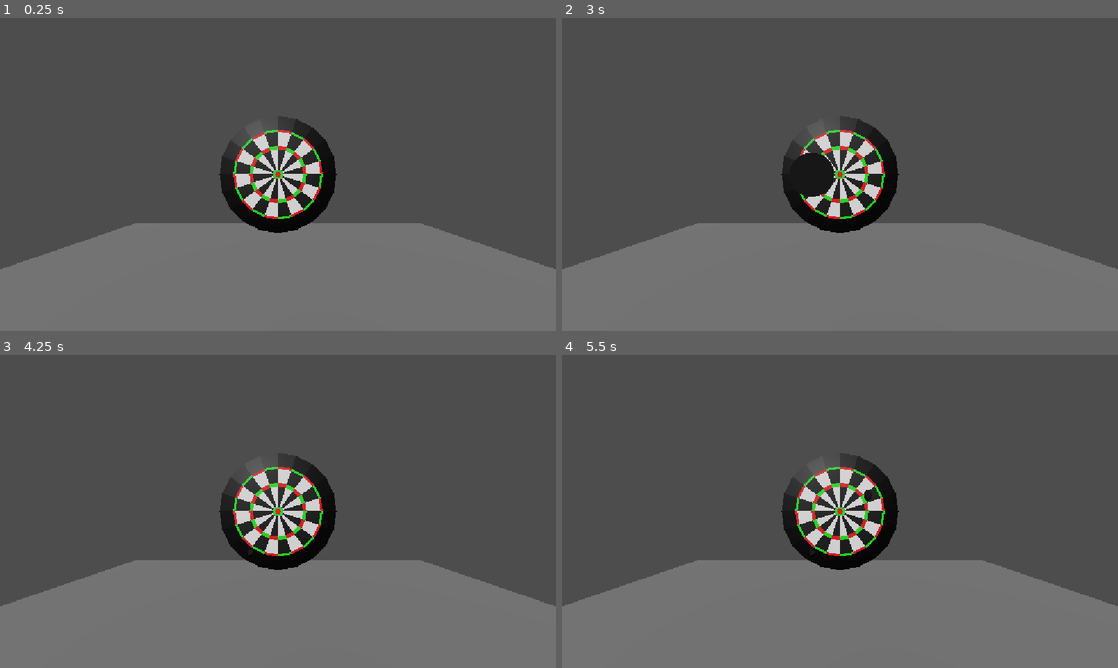
Above: before the commit, frames 1-4 (two rows, left to right).
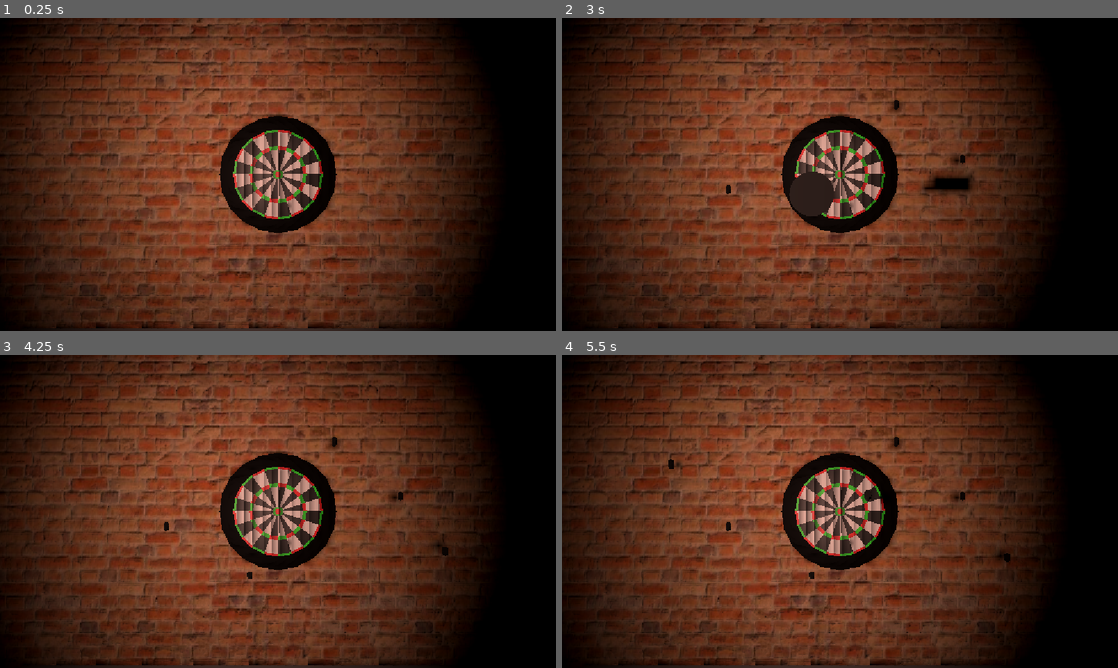
Above: after the commit, the same moments.

Repository: nugamestudioclub/dartuna
Game: Godot game, scene res://scenes/marco_dev_scene.tscn
The game is run twice, just before and just after one commit, with the same random seed, the same clock (stepped at 60 frames per second) and the same inputs.
Inputs (mouse positions are in pixels of both pictures, inside the frame that each line leads up to):
- Up to frame 1 (0.25 s): no input
- Up to frame 2 (3 s): tap Enter at 0.5 s; move the mouse to (962, 158) at 0.52 s; click (962, 158) at 0.67 s; move the mouse to (728, 190) at 1.27 s; click (728, 190) at 1.42 s; move the mouse to (895, 105) at 2.02 s; click (895, 105) at 2.17 s; move the mouse to (812, 237) at 2.77 s; click (812, 237) at 2.92 s
- Up to frame 3 (4.25 s): move the mouse to (444, 558) at 3.52 s; click (444, 558) at 3.67 s
- Up to frame 4 (5.5 s): move the mouse to (673, 464) at 4.27 s; click (673, 464) at 4.42 s; move the mouse to (867, 511) at 5.02 s; click (867, 511) at 5.17 s

The runs differ from the first frame. In frame 1, 97% of the frame differs, in the area x 0-100%, y 0-100%; in frame 2, 97%; in frame 3, 97%; in frame 4, 97%.

Commit message:
Updated scenery a little

Diff:
--- /dev/null
+++ b/assets/shaders/brick.gdshader
@@ -0,0 +1,37 @@
+shader_type spatial;
+render_mode diffuse_toon, specular_toon;
+
+uniform sampler2D brick_albedo : source_color;
+uniform sampler2D brick_normal : hint_roughness_normal;
+
+varying vec3 world_pos;
+varying vec3 world_normal;
+
+
+void vertex() {
+	// Called for every vertex the material is visible on.
+	world_pos = (MODEL_MATRIX * vec4(VERTEX, 1.0)).xyz;
+	world_normal = abs(NORMAL);
+}
+
+void fragment() {
+	// Called for every pixel the material is visible on.
+	 vec2 brick_uv;
+
+    if (world_normal.x > world_normal.y && world_normal.x > world_normal.z) {
+        brick_uv = world_pos.zy; // Wall is facing Left/Right (X axis)
+    } else if (world_normal.z > world_normal.x && world_normal.z > world_normal.y) {
+        brick_uv = world_pos.xy; // Wall is facing Front/Back (Z axis)
+    } else {
+        brick_uv = world_pos.xz; // Flat surface facing Up/Down (Y axis)
+    }
+	brick_uv = vec2(brick_uv.x/4.0,brick_uv.y/4.0);
+    // Apply the brick coordinates to your textures
+    ALBEDO = texture(brick_albedo, brick_uv * 0.5).rgb;
+    NORMAL_MAP = texture(brick_normal, brick_uv * 0.5).rgb;
+}
+
+//void light() {
+//	// Called for every pixel for every light affecting the material.
+//	// Uncomment to replace the default light processing function with this one.
+//}
--- /dev/null
+++ b/scenes/cam_handler.tscn
@@ -0,0 +1,17 @@
+[gd_scene format=3 uid="uid://ocygx7vqs34x"]
+
+[ext_resource type="Script" path="res://scripts/cam_handler.gd" id="1_y2xim"]
+[ext_resource type="Script" path="res://scripts/timer.gd" id="2_ow8yp"]
+
+[node name="camHandler" type="Node3D" unique_id=2045024378]
+script = ExtResource("1_y2xim")
+
+[node name="AimTimer" type="Timer" parent="." unique_id=397595477]
+process_callback = 0
+wait_time = 3.0
+script = ExtResource("2_ow8yp")
+
+[node name="Camera3D" type="Camera3D" parent="." unique_id=671168446]
+fov = 115.0
+
+[connection signal="timeout" from="AimTimer" to="AimTimer" method="_on_timeout"]
--- a/scenes/marco_dev_scene.tscn
+++ b/scenes/marco_dev_scene.tscn
@@ -2,10 +2,24 @@
 
 [ext_resource type="PackedScene" uid="uid://dfimdvjo5bmmk" path="res://assets/prefabs/dartboard___rigid_body_3d.tscn" id="1_r6vnx"]
 [ext_resource type="Script" uid="uid://crxc4f0uvfff7" path="res://scripts/dart_launch_raycasting.gd" id="2_o01bi"]
+[ext_resource type="Shader" uid="uid://blvjol31rn7f" path="res://assets/shaders/brick.gdshader" id="3_j2qhm"]
+[ext_resource type="Texture2D" uid="uid://de1bg84683m53" path="res://assets/textures/bricks.jpg" id="4_vi4wt"]
+[ext_resource type="Texture2D" uid="uid://d2l1k3j4fao31" path="res://assets/textures/bricks_norm.png" id="5_u57n8"]
 
 [sub_resource type="BoxMesh" id="BoxMesh_o01bi"]
 
 [sub_resource type="BoxShape3D" id="BoxShape3D_o01bi"]
+
+[sub_resource type="ShaderMaterial" id="ShaderMaterial_o01bi"]
+render_priority = 0
+shader = ExtResource("3_j2qhm")
+shader_parameter/brick_albedo = ExtResource("4_vi4wt")
+shader_parameter/brick_normal = ExtResource("5_u57n8")
+
+[sub_resource type="BoxMesh" id="BoxMesh_a0f0j"]
+material = SubResource("ShaderMaterial_o01bi")
+
+[sub_resource type="BoxShape3D" id="BoxShape3D_a0f0j"]
 
 [node name="MarcoDevScene" type="Node3D" unique_id=374469153]
 
@@ -19,11 +33,8 @@
 transform = Transform3D(-4.371139e-08, 0, -1, 0, 1, 0, 1, 0, -4.371139e-08, -4.72, 0, 0)
 script = ExtResource("2_o01bi")
 
-[node name="DirectionalLight3D" type="DirectionalLight3D" parent="." unique_id=1139474640]
-transform = Transform3D(-0.34512284, 0.54180175, -0.766382, -0.017306078, 0.8127406, 0.58236885, 0.9383981, 0.21425182, -0.27111876, 2.6764286, 0, -3.717342)
-
 [node name="Floor" type="Node3D" parent="." unique_id=703152101]
-transform = Transform3D(7.9734836, 0, 0, 0, 0.28295743, 0, 0, 0, 12.138533, 0, -2.2148046, 0)
+transform = Transform3D(7.9734836, 0, 0, 0, 0.28295743, 0, 0, 0, 12.138533, 0, -3.8024728, 0)
 
 [node name="MeshInstance3D" type="MeshInstance3D" parent="Floor" unique_id=1028815789]
 transform = Transform3D(0.99999994, 0, 0, 0, 0.99999994, 0, 0, 0, 0.99999994, 0, 0, 0)
@@ -33,3 +44,24 @@
 
 [node name="CollisionShape3D" type="CollisionShape3D" parent="Floor/StaticBody3D" unique_id=2139709652]
 shape = SubResource("BoxShape3D_o01bi")
+
+[node name="Wall" type="Node3D" parent="." unique_id=1086940963]
+transform = Transform3D(1.002, 0, 0, 0, 7.5, 0, 0, 0, 15, 0.654686, 0, 0)
+
+[node name="MeshInstance3D" type="MeshInstance3D" parent="Wall" unique_id=2119039105]
+mesh = SubResource("BoxMesh_a0f0j")
+
+[node name="StaticBody3D" type="StaticBody3D" parent="Wall" unique_id=1977482628]
+
+[node name="CollisionShape3D" type="CollisionShape3D" parent="Wall/StaticBody3D" unique_id=232723118]
+shape = SubResource("BoxShape3D_a0f0j")
+
+[node name="SpotLight3D" type="SpotLight3D" parent="." unique_id=1050830601]
+transform = Transform3D(-0.22293662, 0, -0.97483295, 0, 1, 0, 0.97483295, 0, -0.22293662, -5.710175, 0, -1.1611645)
+light_color = Color(0.9423773, 0.7017057, 0.63218457, 1)
+light_energy = 7.192
+light_indirect_energy = 7.495
+light_volumetric_fog_energy = 16.0
+shadow_enabled = true
+spot_range = 9.005435
+spot_angle = 77.43302
--- /dev/null
+++ b/scenes/node_3d.tscn
@@ -0,0 +1,427 @@
+[gd_scene format=3 uid="uid://ctjddsiwjkrtk"]
+
+[ext_resource type="PackedScene" uid="uid://ocygx7vqs34x" path="res://scenes/cam_handler.tscn" id="2_5t4e2"]
+[ext_resource type="Texture2D" path="res://assets/sprites/crosshair_for_dartuna-1.png.png" id="2_ns6u7"]
+[ext_resource type="Script" path="res://scenes/reticle_mesh.gd" id="3_oqwcg"]
+[ext_resource type="Texture2D" path="res://assets/sprites/sprite_sheet_for_dartuna_crosshair.png" id="3_xvgsr"]
+
+[sub_resource type="ProceduralSkyMaterial" id="ProceduralSkyMaterial_ns6u7"]
+sky_horizon_color = Color(0.66224277, 0.6717428, 0.6867428, 1)
+ground_horizon_color = Color(0.66224277, 0.6717428, 0.6867428, 1)
+
+[sub_resource type="Sky" id="Sky_5t4e2"]
+sky_material = SubResource("ProceduralSkyMaterial_ns6u7")
+
+[sub_resource type="Environment" id="Environment_xvgsr"]
+background_mode = 2
+sky = SubResource("Sky_5t4e2")
+glow_enabled = true
+
+[sub_resource type="QuadMesh" id="QuadMesh_ptxhn"]
+
+[sub_resource type="StandardMaterial3D" id="StandardMaterial3D_tyffc"]
+transparency = 1
+shading_mode = 0
+disable_ambient_light = true
+disable_fog = true
+albedo_texture = ExtResource("2_ns6u7")
+albedo_texture_msdf = true
+texture_filter = 0
+
+[sub_resource type="AtlasTexture" id="AtlasTexture_a6664"]
+atlas = ExtResource("3_xvgsr")
+region = Rect2(0, 0, 32, 32)
+
+[sub_resource type="AtlasTexture" id="AtlasTexture_10v3s"]
+atlas = ExtResource("3_xvgsr")
+region = Rect2(32, 0, 32, 32)
+
+[sub_resource type="AtlasTexture" id="AtlasTexture_cptob"]
+atlas = ExtResource("3_xvgsr")
+region = Rect2(64, 0, 32, 32)
+
+[sub_resource type="AtlasTexture" id="AtlasTexture_b2yaj"]
+atlas = ExtResource("3_xvgsr")
+region = Rect2(96, 0, 32, 32)
+
+[sub_resource type="AtlasTexture" id="AtlasTexture_q712h"]
+atlas = ExtResource("3_xvgsr")
+region = Rect2(128, 0, 32, 32)
+
+[sub_resource type="AtlasTexture" id="AtlasTexture_1enmr"]
+atlas = ExtResource("3_xvgsr")
+region = Rect2(160, 0, 32, 32)
+
+[sub_resource type="AtlasTexture" id="AtlasTexture_aj7ea"]
+atlas = ExtResource("3_xvgsr")
+region = Rect2(192, 0, 32, 32)
+
+[sub_resource type="AtlasTexture" id="AtlasTexture_umdqk"]
+atlas = ExtResource("3_xvgsr")
+region = Rect2(0, 32, 32, 32)
+
+[sub_resource type="AtlasTexture" id="AtlasTexture_6l3rs"]
+atlas = ExtResource("3_xvgsr")
+region = Rect2(32, 32, 32, 32)
+
+[sub_resource type="AtlasTexture" id="AtlasTexture_2u1at"]
+atlas = ExtResource("3_xvgsr")
+region = Rect2(64, 32, 32, 32)
+
+[sub_resource type="AtlasTexture" id="AtlasTexture_dn2ro"]
+atlas = ExtResource("3_xvgsr")
+region = Rect2(96, 32, 32, 32)
+
+[sub_resource type="AtlasTexture" id="AtlasTexture_hup21"]
+atlas = ExtResource("3_xvgsr")
+region = Rect2(128, 32, 32, 32)
+
+[sub_resource type="AtlasTexture" id="AtlasTexture_4cwgp"]
+atlas = ExtResource("3_xvgsr")
+region = Rect2(160, 32, 32, 32)
+
+[sub_resource type="AtlasTexture" id="AtlasTexture_dvicb"]
+atlas = ExtResource("3_xvgsr")
+region = Rect2(192, 32, 32, 32)
+
+[sub_resource type="AtlasTexture" id="AtlasTexture_bvueo"]
+atlas = ExtResource("3_xvgsr")
+region = Rect2(0, 64, 32, 32)
+
+[sub_resource type="AtlasTexture" id="AtlasTexture_d7w74"]
+atlas = ExtResource("3_xvgsr")
+region = Rect2(32, 64, 32, 32)
+
+[sub_resource type="AtlasTexture" id="AtlasTexture_0814m"]
+atlas = ExtResource("3_xvgsr")
+region = Rect2(64, 64, 32, 32)
+
+[sub_resource type="AtlasTexture" id="AtlasTexture_yagcb"]
+atlas = ExtResource("3_xvgsr")
+region = Rect2(96, 64, 32, 32)
+
+[sub_resource type="AtlasTexture" id="AtlasTexture_bnfrd"]
+atlas = ExtResource("3_xvgsr")
+region = Rect2(128, 64, 32, 32)
+
+[sub_resource type="AtlasTexture" id="AtlasTexture_05pwu"]
+atlas = ExtResource("3_xvgsr")
+region = Rect2(160, 64, 32, 32)
+
+[sub_resource type="AtlasTexture" id="AtlasTexture_lr7et"]
+atlas = ExtResource("3_xvgsr")
+region = Rect2(192, 64, 32, 32)
+
+[sub_resource type="AtlasTexture" id="AtlasTexture_pyrfw"]
+atlas = ExtResource("3_xvgsr")
+region = Rect2(0, 96, 32, 32)
+
+[sub_resource type="AtlasTexture" id="AtlasTexture_oliio"]
+atlas = ExtResource("3_xvgsr")
+region = Rect2(32, 96, 32, 32)
+
+[sub_resource type="AtlasTexture" id="AtlasTexture_7sl08"]
+atlas = ExtResource("3_xvgsr")
+region = Rect2(64, 96, 32, 32)
+
+[sub_resource type="AtlasTexture" id="AtlasTexture_r06vm"]
+atlas = ExtResource("3_xvgsr")
+region = Rect2(96, 96, 32, 32)
+
+[sub_resource type="AtlasTexture" id="AtlasTexture_sq23n"]
+atlas = ExtResource("3_xvgsr")
+region = Rect2(128, 96, 32, 32)
+
+[sub_resource type="AtlasTexture" id="AtlasTexture_n5nrx"]
+atlas = ExtResource("3_xvgsr")
+region = Rect2(160, 96, 32, 32)
+
+[sub_resource type="AtlasTexture" id="AtlasTexture_xip8t"]
+atlas = ExtResource("3_xvgsr")
+region = Rect2(192, 96, 32, 32)
+
+[sub_resource type="AtlasTexture" id="AtlasTexture_mds1h"]
+atlas = ExtResource("3_xvgsr")
+region = Rect2(0, 128, 32, 32)
+
+[sub_resource type="AtlasTexture" id="AtlasTexture_dl4ih"]
+atlas = ExtResource("3_xvgsr")
+region = Rect2(32, 128, 32, 32)
+
+[sub_resource type="AtlasTexture" id="AtlasTexture_h0k7y"]
+atlas = ExtResource("3_xvgsr")
+region = Rect2(64, 128, 32, 32)
+
+[sub_resource type="AtlasTexture" id="AtlasTexture_o0lcr"]
+atlas = ExtResource("3_xvgsr")
+region = Rect2(96, 128, 32, 32)
+
+[sub_resource type="AtlasTexture" id="AtlasTexture_0am6y"]
+atlas = ExtResource("3_xvgsr")
+region = Rect2(128, 128, 32, 32)
+
+[sub_resource type="AtlasTexture" id="AtlasTexture_f7cgs"]
+atlas = ExtResource("3_xvgsr")
+region = Rect2(160, 128, 32, 32)
+
+[sub_resource type="AtlasTexture" id="AtlasTexture_38qtx"]
+atlas = ExtResource("3_xvgsr")
+region = Rect2(192, 128, 32, 32)
+
+[sub_resource type="AtlasTexture" id="AtlasTexture_7txqa"]
+atlas = ExtResource("3_xvgsr")
+region = Rect2(0, 160, 32, 32)
+
+[sub_resource type="AtlasTexture" id="AtlasTexture_xg6iw"]
+atlas = ExtResource("3_xvgsr")
+region = Rect2(32, 160, 32, 32)
+
+[sub_resource type="AtlasTexture" id="AtlasTexture_vgqi7"]
+atlas = ExtResource("3_xvgsr")
+region = Rect2(64, 160, 32, 32)
+
+[sub_resource type="AtlasTexture" id="AtlasTexture_aqek6"]
+atlas = ExtResource("3_xvgsr")
+region = Rect2(96, 160, 32, 32)
+
+[sub_resource type="AtlasTexture" id="AtlasTexture_1pifx"]
+atlas = ExtResource("3_xvgsr")
+region = Rect2(128, 160, 32, 32)
+
+[sub_resource type="AtlasTexture" id="AtlasTexture_2jfy4"]
+atlas = ExtResource("3_xvgsr")
+region = Rect2(160, 160, 32, 32)
+
+[sub_resource type="AtlasTexture" id="AtlasTexture_f04r2"]
+atlas = ExtResource("3_xvgsr")
+region = Rect2(192, 160, 32, 32)
+
+[sub_resource type="AtlasTexture" id="AtlasTexture_sqvvp"]
+atlas = ExtResource("3_xvgsr")
+region = Rect2(0, 192, 32, 32)
+
+[sub_resource type="AtlasTexture" id="AtlasTexture_v76y2"]
+atlas = ExtResource("3_xvgsr")
+region = Rect2(32, 192, 32, 32)
+
+[sub_resource type="AtlasTexture" id="AtlasTexture_w7g4v"]
+atlas = ExtResource("3_xvgsr")
+region = Rect2(64, 192, 32, 32)
+
+[sub_resource type="AtlasTexture" id="AtlasTexture_48oo0"]
+atlas = ExtResource("3_xvgsr")
+region = Rect2(96, 192, 32, 32)
+
+[sub_resource type="AtlasTexture" id="AtlasTexture_bsjx5"]
+atlas = ExtResource("3_xvgsr")
+region = Rect2(128, 192, 32, 32)
+
+[sub_resource type="AtlasTexture" id="AtlasTexture_c5v56"]
+atlas = ExtResource("3_xvgsr")
+region = Rect2(160, 192, 32, 32)
+
+[sub_resource type="AtlasTexture" id="AtlasTexture_anb8k"]
+atlas = ExtResource("3_xvgsr")
+region = Rect2(192, 192, 32, 32)
+
+[sub_resource type="AtlasTexture" id="AtlasTexture_2rdrn"]
+atlas = ExtResource("3_xvgsr")
+region = Rect2(0, 224, 32, 32)
+
+[sub_resource type="AtlasTexture" id="AtlasTexture_cwabe"]
+atlas = ExtResource("3_xvgsr")
+region = Rect2(32, 224, 32, 32)
+
+[sub_resource type="SpriteFrames" id="SpriteFrames_qn0bo"]
+animations = [{
+"frames": [{
+"duration": 1.0,
+"texture": SubResource("AtlasTexture_a6664")
+}, {
+"duration": 1.0,
+"texture": SubResource("AtlasTexture_10v3s")
+}, {
+"duration": 1.0,
+"texture": SubResource("AtlasTexture_cptob")
+}, {
+"duration": 1.0,
+"texture": SubResource("AtlasTexture_b2yaj")
+}, {
+"duration": 1.0,
+"texture": SubResource("AtlasTexture_q712h")
+}, {
+"duration": 1.0,
+"texture": SubResource("AtlasTexture_1enmr")
+}, {
+"duration": 1.0,
+"texture": SubResource("AtlasTexture_aj7ea")
+}, {
+"duration": 1.0,
+"texture": SubResource("AtlasTexture_umdqk")
+}, {
+"duration": 1.0,
+"texture": SubResource("AtlasTexture_6l3rs")
+}, {
+"duration": 1.0,
+"texture": SubResource("AtlasTexture_2u1at")
+}, {
+"duration": 1.0,
+"texture": SubResource("AtlasTexture_dn2ro")
+}, {
+"duration": 1.0,
+"texture": SubResource("AtlasTexture_hup21")
+}, {
+"duration": 1.0,
+"texture": SubResource("AtlasTexture_4cwgp")
+}, {
+"duration": 1.0,
+"texture": SubResource("AtlasTexture_dvicb")
+}, {
+"duration": 1.0,
+"texture": SubResource("AtlasTexture_bvueo")
+}, {
+"duration": 1.0,
+"texture": SubResource("AtlasTexture_d7w74")
+}, {
+"duration": 1.0,
+"texture": SubResource("AtlasTexture_0814m")
+}, {
+"duration": 1.0,
+"texture": SubResource("AtlasTexture_yagcb")
+}, {
+"duration": 1.0,
+"texture": SubResource("AtlasTexture_bnfrd")
+}, {
+"duration": 1.0,
+"texture": SubResource("AtlasTexture_05pwu")
+}, {
+"duration": 1.0,
+"texture": SubResource("AtlasTexture_lr7et")
+}, {
+"duration": 1.0,
+"texture": SubResource("AtlasTexture_pyrfw")
+}, {
+"duration": 1.0,
+"texture": SubResource("AtlasTexture_oliio")
+}, {
+"duration": 1.0,
+"texture": SubResource("AtlasTexture_7sl08")
+}, {
+"duration": 1.0,
+"texture": SubResource("AtlasTexture_r06vm")
+}, {
+"duration": 1.0,
+"texture": SubResource("AtlasTexture_sq23n")
+}, {
+"duration": 1.0,
+"texture": SubResource("AtlasTexture_n5nrx")
+}, {
+"duration": 1.0,
+"texture": SubResource("AtlasTexture_xip8t")
+}, {
+"duration": 1.0,
+"texture": SubResource("AtlasTexture_mds1h")
+}, {
+"duration": 1.0,
+"texture": SubResource("AtlasTexture_dl4ih")
+}, {
+"duration": 1.0,
+"texture": SubResource("AtlasTexture_h0k7y")
+}, {
+"duration": 1.0,
+"texture": SubResource("AtlasTexture_o0lcr")
+}, {
+"duration": 1.0,
+"texture": SubResource("AtlasTexture_0am6y")
+}, {
+"duration": 1.0,
+"texture": SubResource("AtlasTexture_f7cgs")
+}, {
+"duration": 1.0,
+"texture": SubResource("AtlasTexture_38qtx")
+}, {
+"duration": 1.0,
+"texture": SubResource("AtlasTexture_7txqa")
+}, {
+"duration": 1.0,
+"texture": SubResource("AtlasTexture_xg6iw")
+}, {
+"duration": 1.0,
+"texture": SubResource("AtlasTexture_vgqi7")
+}, {
+"duration": 1.0,
+"texture": SubResource("AtlasTexture_aqek6")
+}, {
+"duration": 1.0,
+"texture": SubResource("AtlasTexture_1pifx")
+}, {
+"duration": 1.0,
+"texture": SubResource("AtlasTexture_2jfy4")
+}, {
+"duration": 1.0,
+"texture": SubResource("AtlasTexture_f04r2")
+}, {
+"duration": 1.0,
+"texture": SubResource("AtlasTexture_sqvvp")
+}, {
+"duration": 1.0,
+"texture": SubResource("AtlasTexture_v76y2")
+}, {
+"duration": 1.0,
+"texture": SubResource("AtlasTexture_w7g4v")
+}, {
+"duration": 1.0,
+"texture": SubResource("AtlasTexture_48oo0")
+}, {
+"duration": 1.0,
+"texture": SubResource("AtlasTexture_bsjx5")
+}, {
+"duration": 1.0,
+"texture": SubResource("AtlasTexture_c5v56")
+}, {
+"duration": 1.0,
+"texture": SubResource("AtlasTexture_anb8k")
+}, {
+"duration": 1.0,
+"texture": SubResource("AtlasTexture_2rdrn")
+}, {
+"duration": 1.0,
+"texture": SubResource("AtlasTexture_cwabe")
+}],
+"loop": 1,
+"name": &"default",
+"speed": 17.0
+}]
+
+[sub_resource type="BoxShape3D" id="BoxShape3D_tyffc"]
+size = Vector3(38.774353, 1, 19.132324)
+
+[node name="Node3D" type="Node3D" unique_id=1483540341]
+
+[node name="WorldEnvironment" type="WorldEnvironment" parent="." unique_id=1049239884]
+environment = SubResource("Environment_xvgsr")
+
+[node name="DirectionalLight3D" type="DirectionalLight3D" parent="." unique_id=2054123659]
+transform = Transform3D(-0.8660254, -0.43301278, 0.25, 0, 0.49999997, 0.86602545, -0.50000006, 0.75, -0.43301266, 0, 0, 0)
+shadow_enabled = true
+
+[node name="camHandler" parent="." unique_id=2045024378 node_paths=PackedStringArray("mi") instance=ExtResource("2_5t4e2")]
+mi = NodePath("../ReticleMesh")
+
+[node name="ReticleMesh" type="MeshInstance3D" parent="." unique_id=1342981780]
+transform = Transform3D(1, 0, 0, 0, 1, 0, 0, 0, 1, 0, 6.22733, -2.9166527)
+mesh = SubResource("QuadMesh_ptxhn")
+surface_material_override/0 = SubResource("StandardMaterial3D_tyffc")
+script = ExtResource("3_oqwcg")
+
+[node name="Animated_Reticle" type="AnimatedSprite3D" parent="ReticleMesh" unique_id=310217351]
+transform = Transform3D(5, 0, 0, 0, 5, 0, 0, 0, 5, 0, 1.9613008, 5.321804)
+sprite_frames = SubResource("SpriteFrames_qn0bo")
+
+[node name="StaticBody3D" type="StaticBody3D" parent="." unique_id=1301393788]
+transform = Transform3D(1, 0, 0, 0, -4.371139e-08, 1, 0, -1, -4.371139e-08, 0, 0, -4)
+
+[node name="CollisionShape3D" type="CollisionShape3D" parent="StaticBody3D" unique_id=1420867874]
+transform = Transform3D(1, 0, 0, 0, 1, 0, 0, 0, 1, 7.2339783, -2.3841858e-07, -1.9929199)
+shape = SubResource("BoxShape3D_tyffc")
+debug_color = Color(0, 0.6, 0.69803923, 0.6666667)
Not shown, added: assets/shaders/brick.gdshader.uid
Binary file added: assets/textures/bricks.jpg
Not shown, added: assets/textures/bricks.jpg.import
Binary file added: assets/textures/bricks_norm.png
Not shown, added: assets/textures/bricks_norm.png.import
